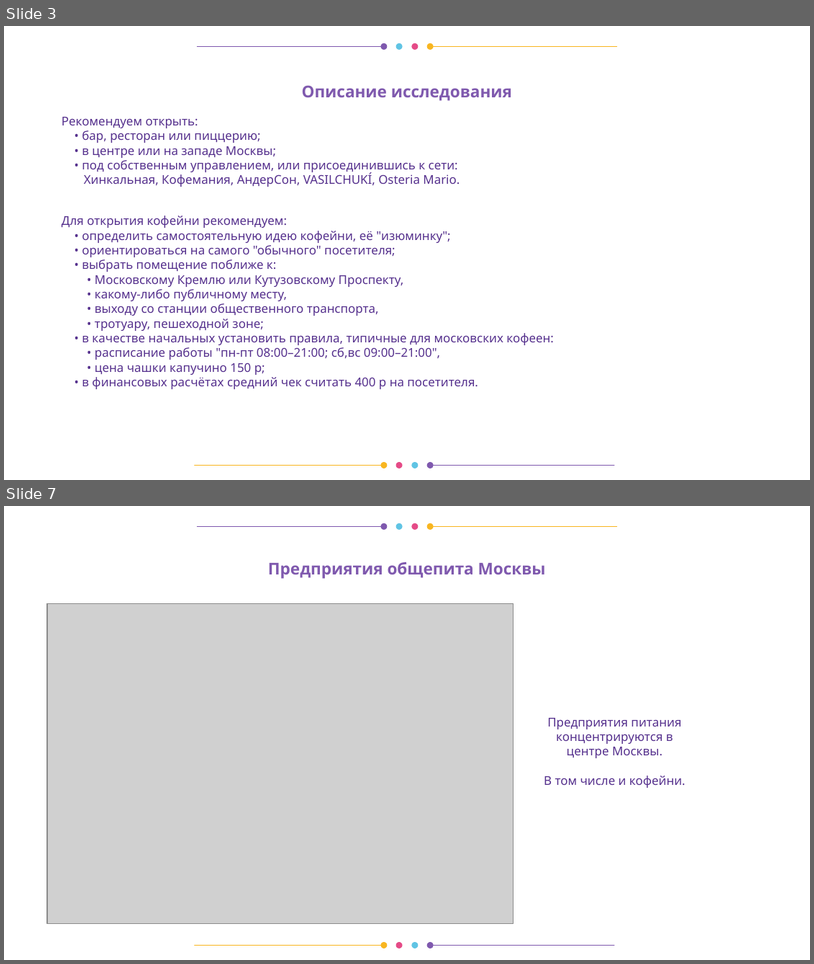
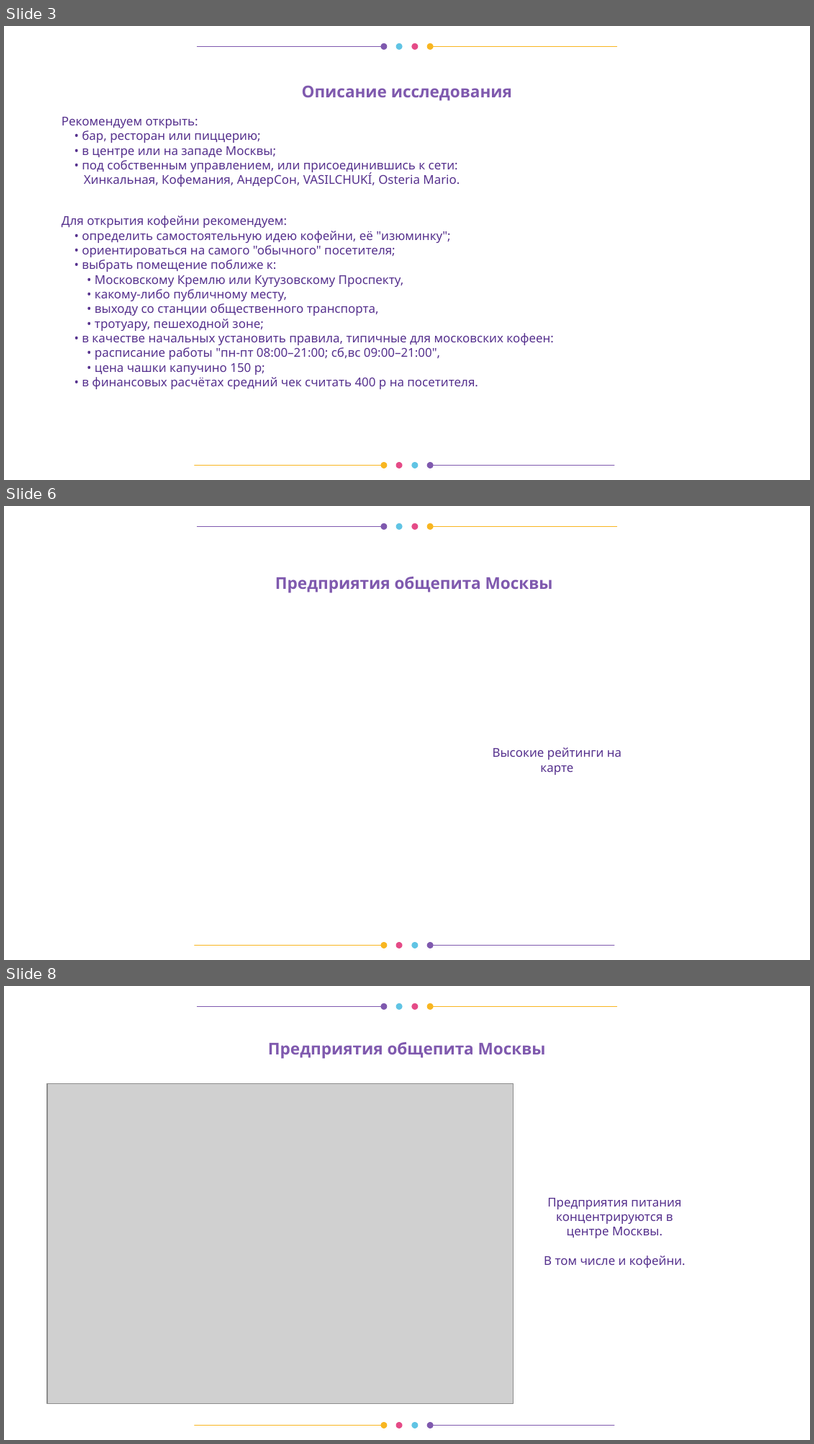
Before and after one commit to okeangel/da_portfolio, a slide deck: practicum/week_21_presentation_catering_in_moscow.odp. Shown one above the other, each under a label of ours: slides 3 and 7 before the commit, slides 3, 6 and 8 after it; the slides between them are not shown. The pictures are 814x964 and 814x1444 pixels, drawn with LibreOffice and Linux fonts; fonts in the diff are those of the drawing; grey boxes stand for pictures. Boxes give left, top, right and bottom in pixels: in the first picture for what was removed or moved away, otherwise in the second. Text is boxed around its words. In the diff, an @@ line names an element or a change of style, - is before the commit and + after.

```diff
--- a/practicum/week_21_presentation_catering_in_moscow.odp
+++ b/practicum/week_21_presentation_catering_in_moscow.odp
@@ slide 6 added at bbox=[4, 506, 810, 960], background #FFFFFF; not listed: 12 template elements that a slide beside it also shows @@
@@ title added at bbox=[275, 577, 553, 593], 16 pt, text #7F59AE, bold @@
+Предприятия общепита Москвы
@@ title added at bbox=[493, 747, 622, 775], 12 pt, text #55308D @@
+Высокие рейтинги на карте
@@ what was slide 7 is now slide 8 @@
```
Also in this commit, not shown: 4 slides changed, 1 other slide added, 2 slides removed, 1 other file.
